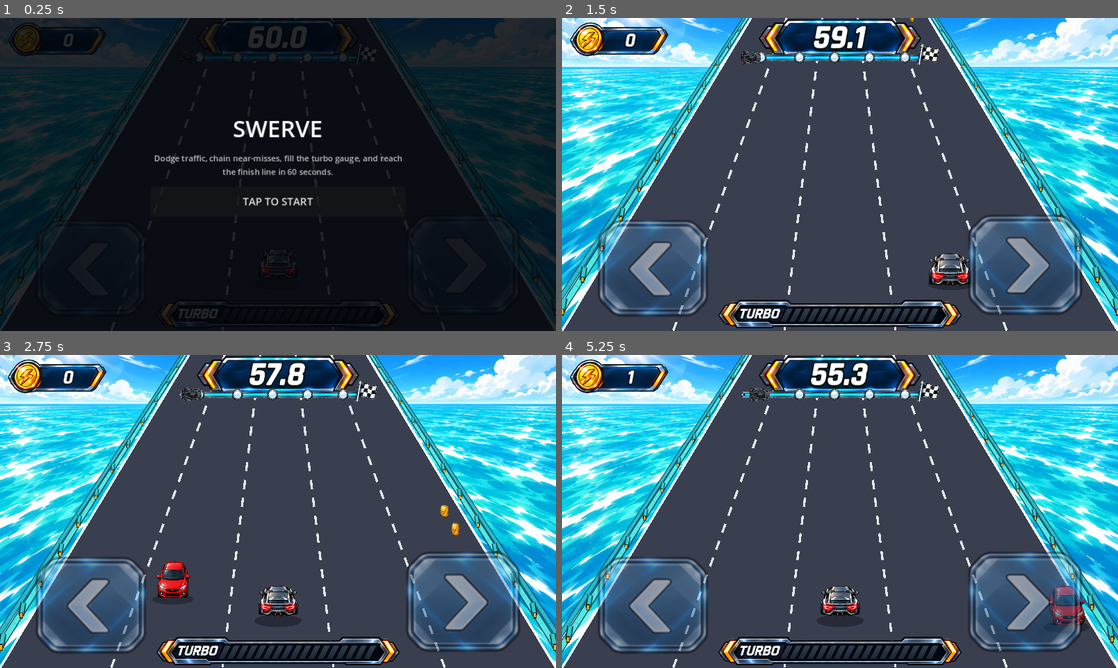
Above: before the commit, frames 1-4 (two rows, left to right).
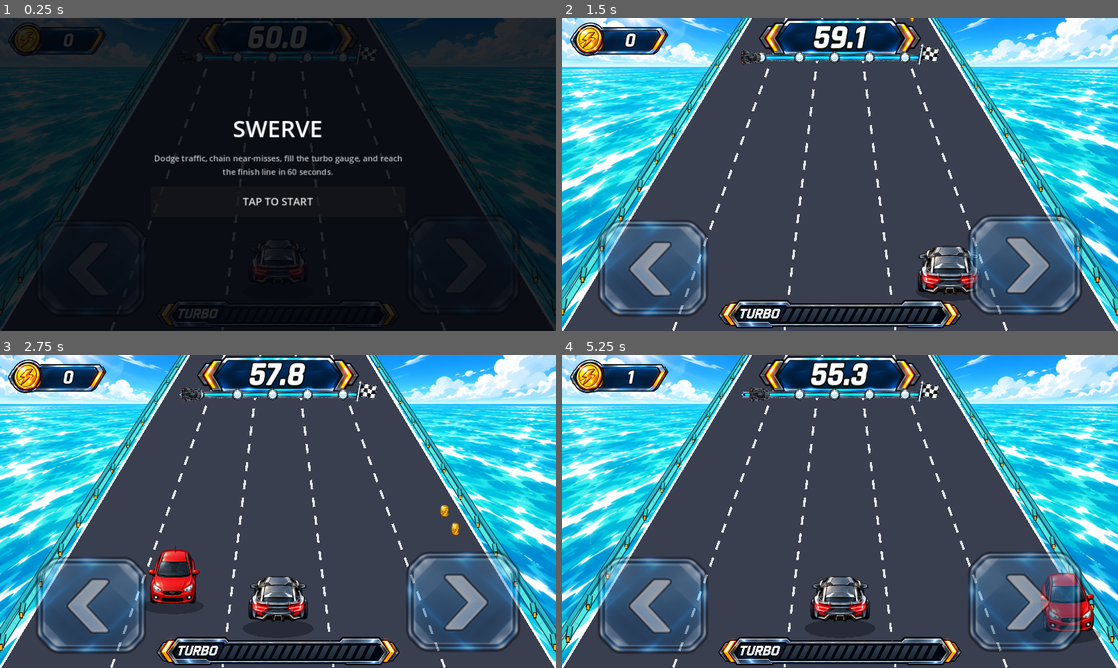
Above: after the commit, the same moments.

Repository: kjs8806/swerve
Game: Godot game, scene res://scenes/Main.tscn
Same seed, same stepped clock (60 frames per second), same inputs: the game is played once before the commit and once after it.
Inputs:
- Up to frame 1 (0.25 s): no input
- Up to frame 2 (1.5 s): click "TAP TO START" at 0.5 s; tap Enter at 1.25, 1.35 s; hold Right from 1.28 s (still down)
- Up to frame 3 (2.75 s): tap Space at 1.52, 2.27 s; release Right at 2.03 s; hold Left from 2.03 s (still down); tap Enter at 2.1 s
- Up to frame 4 (5.25 s): release Left at 2.78 s; hold Right 2.78-4.28 s; tap Enter every 0.75 s from 2.85 to 5.1 s; tap Space at 3.77, 4.52 s; hold Left from 4.28 s (still down)

The runs differ from the first frame. In frame 1, 0.1% of the frame differs, in the area x 45-55%, y 71-85%; in frame 2, 1.4%; in frame 3, 2.7%; in frame 4, 2.7%, in the area x 43-97%, y 68-91%.

Commit message:
Enlarge and center multi-angle vehicles

Diff:
--- a/godot/scripts/Race.gd
+++ b/godot/scripts/Race.gd
@@ -11,7 +11,6 @@
 const LANES := 5
 # Five equal lanes: each occupies exactly 20% of the road width at every depth.
 const LANE_EDGES: Array[float] = [-1.0, -0.60, -0.20, 0.20, 0.60, 1.0]
-const LANE_CENTERS: Array[float] = [-0.80, -0.40, 0.0, 0.40, 0.80]
 const RACE_TIME := 60.0
 const FINISH_DISTANCE := 13000.0
 const ROAD_LENGTH := 260.0
@@ -75,7 +74,7 @@
 
 const TEX_BACKGROUND := preload("res://assets/environment/ocean-sky.png")
 const TEX_GUARDRAILS := preload("res://assets/environment/guardrails.png")
-const HD_VEHICLE_SCALE := 0.30
+const HD_VEHICLE_SCALE := 0.45
 const VEHICLE_ANGLE_FRAME_COUNT := 5
 const TEX_PLAYER_ANGLE_SHEET := preload("res://assets/vehicles/player-gray-angle-sheet.png")
 # Prototype: use one approved red traffic identity across every spawn until
@@ -274,10 +273,18 @@
 	var bot_half := get_w() * 0.50
 	return lerp(top_half, bot_half, ease_p(p))
 
+func _lane_center_fraction(lane_index: int) -> float:
+	var safe_lane: int = clampi(lane_index, 0, LANES - 1)
+	return (LANE_EDGES[safe_lane] + LANE_EDGES[safe_lane + 1]) * 0.5
+
+
 func lane_fraction(lane_index: float) -> float:
-	var lo := clampi(int(floor(lane_index)), 0, LANES - 1)
-	var hi := clampi(int(ceil(lane_index)), 0, LANES - 1)
-	return lerp(LANE_CENTERS[lo], LANE_CENTERS[hi], lane_index - floor(lane_index))
+	# Derive every center from the same boundaries that draw the lane. This
+	# keeps vehicles centered at every depth even if lane widths change later.
+	var lo: int = clampi(int(floor(lane_index)), 0, LANES - 1)
+	var hi: int = clampi(int(ceil(lane_index)), 0, LANES - 1)
+	var blend: float = lane_index - floor(lane_index)
+	return lerpf(_lane_center_fraction(lo), _lane_center_fraction(hi), blend)
 
 func lane_x(lane_index: float, p: float) -> float:
 	return center_x() + lane_fraction(lane_index) * half_width_at(p)
